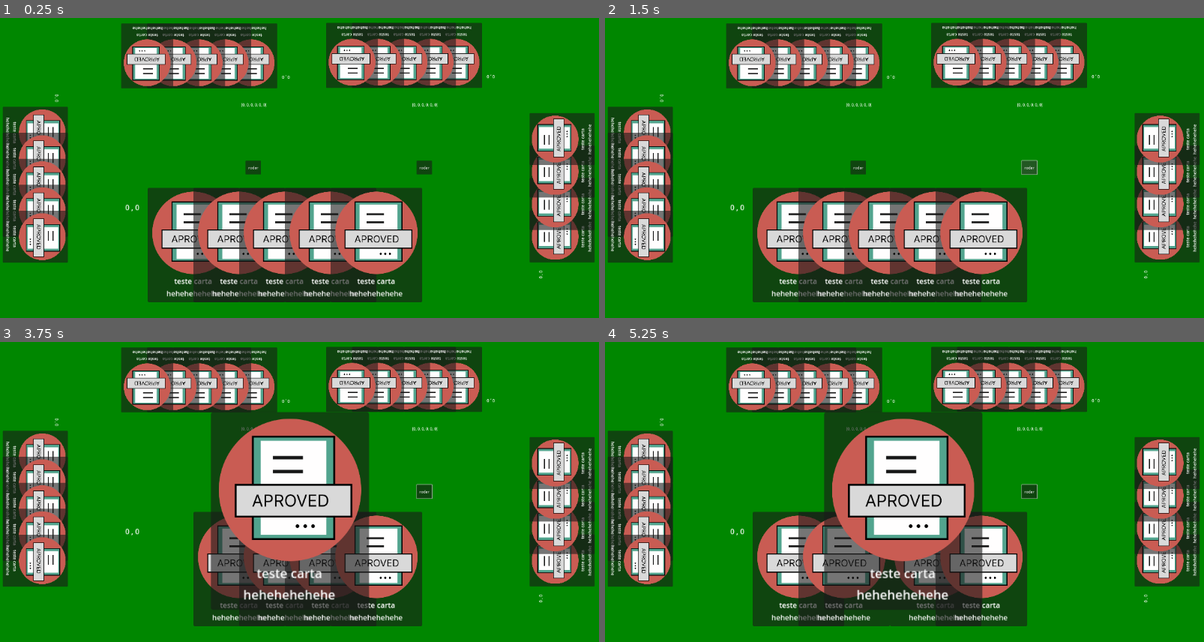
Above: before the commit, frames 1-4 (two rows, left to right).
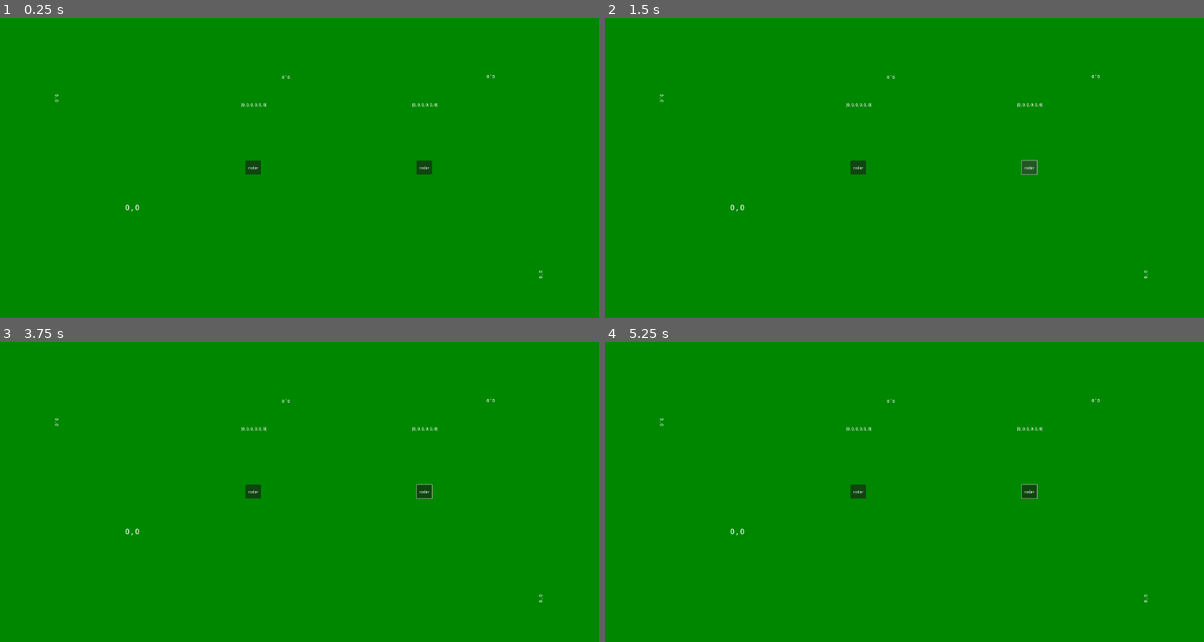
Above: after the commit, the same moments.

Repository: nitsuboy/greatestcardgame-retested
Game: Godot game, scene res://scenes/game_manager.tscn
Two runs of this game, one before a commit and one after it. Both use one fixed random seed, a clock stepped at 60 frames per second and the inputs below.
Inputs (mouse positions are in pixels of both pictures, inside the frame that each line leads up to):
- Up to frame 1 (0.25 s): no input
- Up to frame 2 (1.5 s): click "rodar" at 0.5 s; click "rodar" at 1.25 s
- Up to frame 3 (3.75 s): click "rodar" at 2 s; tap Enter at 2.75 s; move the mouse to (431, 489) at 2.77 s; press the mouse at (431, 489) at 2.78 s; release the mouse at (431, 489) at 3.5 s; tap Space at 3.5 s; drag from (179, 522) to (269, 573) at 3.52 s
- Up to frame 4 (5.25 s): move the mouse to (964, 432) at 4.27 s; press the mouse at (964, 432) at 4.28 s; release the mouse at (964, 432) at 5 s; tap Enter at 5 s; drag from (874, 573) to (724, 456) at 5.02 s

The runs differ from the first frame. In frame 1, 40% of the frame differs, in the area x 0-100%, y 1-95%; in frame 2, 40%; in frame 3, 46%; in frame 4, 49%.
Error after the commit: Parse Error: Could not resolve class "CardInputEvent", because of a parser error. (res://scripts/cards/card.gd:60)

Commit message:
mais um erro

Diff:
--- a/scripts/input/events/card_input_event.gd
+++ b/scripts/input/events/card_input_event.gd
@@ -6,6 +6,8 @@
 	args = event_args
 	targets = [event_args.entity]
 
+func plantar()
+	pass
 
 func treat(_entity: Entity) -> void:
 	var comp: Component
